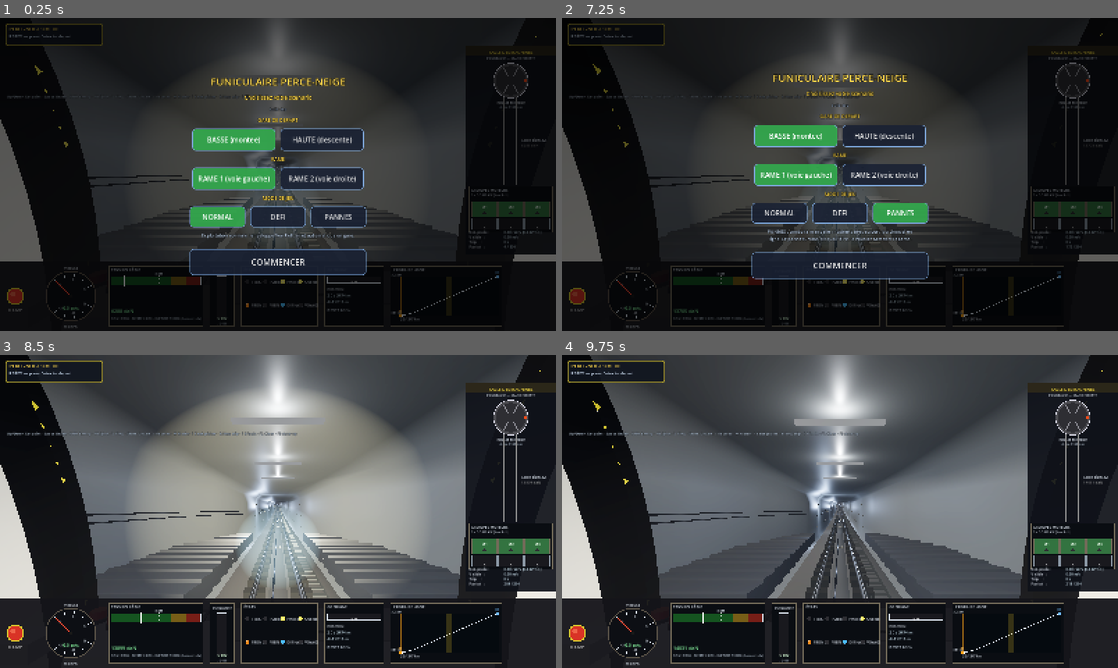
Above: before the commit, frames 1-4 (two rows, left to right).
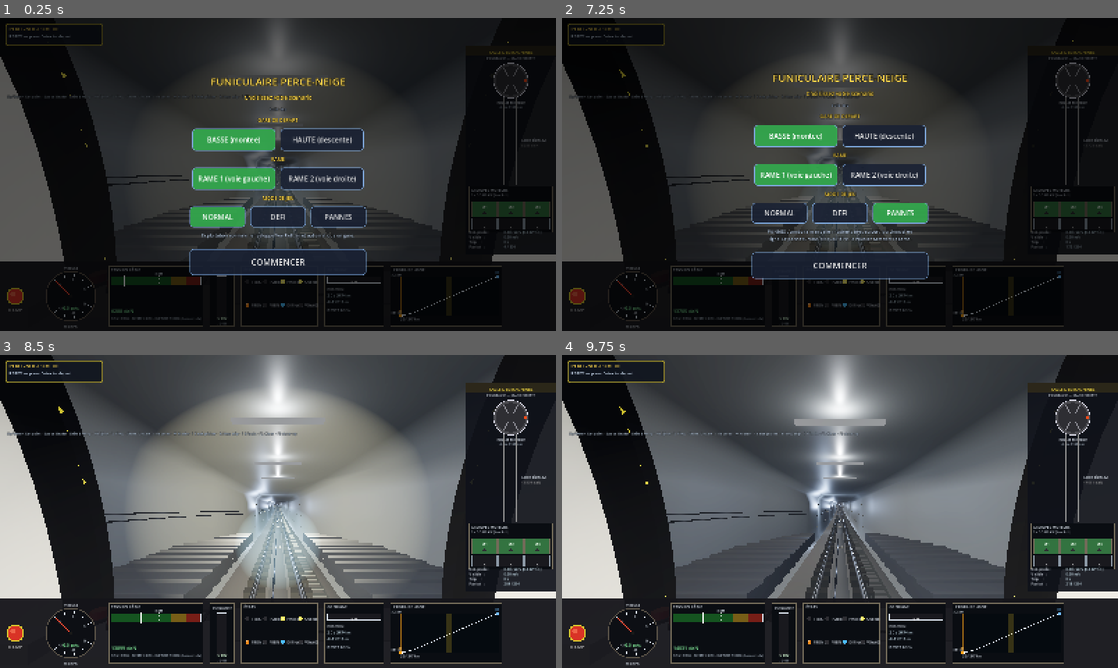
Above: after the commit, the same moments.

Repository: ARP273-ROSE/perce-neige-sim
Game: Godot game, scene res://scenes/main.tscn
Two runs of this game, one before a commit and one after it. Both use one fixed random seed, a clock stepped at 60 frames per second and the inputs below. Sound files missing from this copy of the repository are replaced by a short silence.
Inputs (mouse positions are in pixels of both pictures, inside the frame that each line leads up to):
- Up to frame 1 (0.25 s): no input
- Up to frame 2 (7.25 s): click "NORMAL" at 0.5 s; click "NORMAL" at 1.25 s; click "BASSE (montee)" at 2 s; click "HAUTE (descente)" at 2.75 s; click "RAME 1 (voie gauche)" at 3.5 s; click "RAME 2 (voie droite)" at 4.25 s; click "DEFI" at 5 s; click "NORMAL" at 5.75 s; click "PANNES" at 6.5 s
- Up to frame 3 (8.5 s): click "NORMAL" at 7.25 s; click "COMMENCER" at 8 s
- Up to frame 4 (9.75 s): tap Enter (ready_depart) at 8.75, 9.5 s; move the mouse to (962, 495) at 8.77 s; hold Up (speed_up) 8.78-9.5 s; tap H (toggle_headlights) at 8.85 s; click (962, 495) at 8.92 s; drag from (728, 527) to (812, 574) at 9.52 s

The runs differ from the first frame. In frame 1, 5.3% of the frame differs, in the area x 0-97%, y 5-78%; in frame 2, 5.3%; in frame 3, 6.3%, in the area x 0-98%, y 0-78%; in frame 4, 6.3%.

Commit message:
Pare-brise mesure, marches entieres, passagers selon remplissage, phares halogenes
- Pare-brise ramene a 1,52 x 1,78 m (photo 094104).
- Plancher en marches : le bord bas de chaque palier affleure le plancher
  de la caisse, contremarche de 37 cm entiere (la moitie des paliers
  passait sous le plancher).
- Passagers en MultiMesh : 2 assis + 12 debout par cerceau, le nombre
  affiche suit pax_car1/pax_car2 (PWA) ou l'etat envoye par le PC (qui
  transmet maintenant pax_car1, pax_car2, ghost_pax) ; casques, manteaux,
  skis + batons, surfs tenus debout.
- Phares : la bande sombre sous TIGNES est les deux phares halogenes ;
  allumage qui chauffe (0,3 s, par l'orange), extinction qui refroidit ;
  seule la face de tete est allumee ; les disques des coins = tampons.
- Plaque du pare-brise : FUNICULAIRE / PERCE NEIGE 1 ou 2 selon la rame.

Diff:
--- a/godot_project/scripts/cabin.gd
+++ b/godot_project/scripts/cabin.gd
@@ -38,8 +38,18 @@
 var _clock_next: float = 0.0
 
 # Passagers — références pour animer les têtes selon l'accel/courbure
-var _passenger_heads: Array = []   # Array[MeshInstance3D]
-var _passenger_torsos: Array = []  # Array[MeshInstance3D]
+# Passagers en MultiMesh, une série par voiture : emplacements fixes
+# (assis sur les perchoirs, debout en grille), matériel tenu à la main.
+# Le nombre affiché suit le remplissage de la physique (pax_car1/2, ou
+# ghost_pax pour la rame d'en face) — retour d'essai 2026-09-27.
+var _pax_slots: Array = []      # par voiture : Array de {x, z, sit, gear, side}
+var _pax_mm: Array = []         # par voiture : {torso, head, ski, pole, board}
+var _pax_base: Array = []       # par voiture : {torso: [Transform3D], head: [Transform3D]}
+var _pax_gear_prefix: Array = []   # par voiture : {ski: [int], pole: [int], board: [int]}
+var _pax_shown: Array = []      # par voiture : nombre affiché
+var _head_glow: float = 0.0     # phares halogènes : 0 éteint → 1 plein feu
+var _head_mat: StandardMaterial3D = null
+@export var train_number: int = 1
 var _prev_v_for_acc: float = 0.0   # vitesse à la frame précédente pour calcul accel
 
 enum ViewMode { FPV, EXTERIOR }
@@ -124,6 +134,14 @@
 	_doors = built["doors"]
 	for d in _doors:
 		d["base"] = (d["node"] as Node3D).position
+	# phares de la face AVANT (la cabine est retournée selon le sens de
+	# marche : « avant » = tête de train) ; ceux de l'arrière restent des
+	# lentilles froides
+	_head_mat = (_body_mats["lamp_off"] as StandardMaterial3D).duplicate()
+	_head_mat.emission_enabled = true
+	for l in _front_lamps:
+		(l as MeshInstance3D).set_surface_override_material(0, _head_mat)
+	set_train_number(2 if is_ghost else 1)
 	# Le ghost (rame 2) roule vers nous : ses feux arrière rouges allumés
 	# côté « avant » de sa rame vue de notre sens n'ont pas de sens ; on
 	# allume ses feux d'extrémité en blanc (elle vient en face).
@@ -244,6 +262,12 @@
 
 
 const FLOOR_GRADE: float = 0.265   # pente moyenne : les paliers sont horizontaux dessus
+# Relèvement des paliers : le bord AVANT (bas) de chaque palier affleure le
+# plancher plat de la caisse (Y_FLOOR), le bord arrière est 37 cm plus
+# haut, et la contremarche est entière. Sans lui, la moitié avant de chaque
+# palier passait SOUS le plancher et on ne voyait que des biseaux (retour
+# d'essai 2026-09-27 : « un plancher en escalier comme sur les photos »).
+const STEP_LIFT: float = (1.30 + 0.10) * 0.265 * 0.5   # (PANEL_L + RIB_W) · pente / 2
 
 
 ## Centre (repère rame) du cerceau k de la voiture idx, et bornes de sa dalle.
@@ -264,7 +288,7 @@
 	var idx: int = clampi(int(floor((z + train_length * 0.5) / car_len)), 0, car_count - 1)
 	var pitch: float = TrainBodyBuilder.PANEL_L + TrainBodyBuilder.RIB_W
 	var k: int = clampi(int(round((z - _panel_center(idx, 0)) / pitch)), 0, 9)
-	return TrainBodyBuilder.Y_FLOOR + (z - _panel_center(idx, k)) * FLOOR_GRADE
+	return TrainBodyBuilder.Y_FLOOR + STEP_LIFT + (z - _panel_center(idx, k)) * FLOOR_GRADE
 
 
 func _build_stepped_floor(mat: StandardMaterial3D, z_front: float, z_rear: float) -> void:
@@ -287,7 +311,7 @@
 			lm.material = mat
 			land.mesh = lm
 			land.cast_shadow = GeometryInstance3D.SHADOW_CASTING_SETTING_OFF
-			land.position = Vector3(0.0, TrainBodyBuilder.Y_FLOOR, zc - z_c)
+			land.position = Vector3(0.0, TrainBodyBuilder.Y_FLOOR + STEP_LIFT, zc - z_c)
 			land.rotation = Vector3(tilt, 0.0, 0.0)
 			land.name = "Palier%d_%d" % [idx + 1, k]
 			_interior_cars[idx].add_child(land)
@@ -300,7 +324,7 @@
 				rm.material = riser_mat
 				riser.mesh = rm
 				riser.cast_shadow = GeometryInstance3D.SHADOW_CASTING_SETTING_OFF
-				riser.position = Vector3(0.0, TrainBodyBuilder.Y_FLOOR, rz - z_c)
+				riser.position = Vector3(0.0, TrainBodyBuilder.Y_FLOOR + STEP_LIFT, rz - z_c)
 				riser.rotation = Vector3(tilt, 0.0, 0.0)
 				_interior_cars[idx].add_child(riser)
 
@@ -857,87 +881,164 @@
 	ps["node"].add_child(back)
 
 
+const PAX_PER_LANDING: int = 14      # 2 assis + 12 debout
+const PAX_STAND_X: Array = [-0.62, -0.21, 0.21, 0.62]
+const PAX_STAND_DZ: Array = [-0.45, 0.0, 0.45]
+
+
 func _build_passengers() -> void:
-	# Quelques passagers stylisés (boxes torse + cylindre tête).
-	# Distribution clairsemée pour ne pas surcharger la scène.
-	var skin_mat: StandardMaterial3D = StandardMaterial3D.new()
-	skin_mat.albedo_color = Color(0.85, 0.70, 0.55)
-	skin_mat.roughness = 0.85
-
-	# Manteaux d'hiver — couleurs variées (pour qu'on les distingue)
 	var coat_colors: Array = [
-		Color(0.20, 0.30, 0.55),  # bleu
-		Color(0.55, 0.20, 0.20),  # rouge
-		Color(0.15, 0.40, 0.25),  # vert
-		Color(0.45, 0.30, 0.15),  # marron
-		Color(0.30, 0.30, 0.35),  # gris
-		Color(0.55, 0.40, 0.10),  # ocre
+		Color(0.20, 0.30, 0.55), Color(0.55, 0.20, 0.20), Color(0.15, 0.40, 0.25),
+		Color(0.45, 0.30, 0.15), Color(0.30, 0.30, 0.35), Color(0.55, 0.40, 0.10),
+		Color(0.85, 0.15, 0.12), Color(0.10, 0.10, 0.12), Color(0.90, 0.60, 0.10),
+		Color(0.20, 0.55, 0.75), Color(0.75, 0.75, 0.78), Color(0.35, 0.15, 0.45),
 	]
-
-	# 12 passagers répartis dans les 2 voitures, certains assis certains debout
-	# Format : [x, z, sitting (true) ou standing (false), color_index]
-	var passengers: Array = [
-		[-0.85, -7.0, true,  0],  # car avant : 4 assis
-		[+0.85, -7.0, true,  1],
-		[-0.85, -3.5, true,  2],
-		[+0.85, -3.5, true,  3],
-		[-0.6,  -1.0, false, 4],  # debout dans aisle
-		[+0.5,   2.0, false, 5],
-		[-0.85,  4.0, true,  0],  # car arrière : assis
-		[+0.85,  4.0, true,  1],
-		[-0.85,  7.5, true,  2],
-		[+0.85,  7.5, true,  3],
-		[+0.4,  10.5, false, 4],  # debout
-		[-0.6,  13.0, false, 5],
+	var helmet_colors: Array = [
+		Color(0.10, 0.10, 0.11), Color(0.92, 0.92, 0.90), Color(0.55, 0.12, 0.10),
+		Color(0.20, 0.30, 0.60), Color(0.30, 0.30, 0.32), Color(0.85, 0.70, 0.55),
 	]
-
-	for p in passengers:
-		var x: float = p[0]
-		var z: float = p[1]
-		var sitting: bool = p[2]
-		var color: Color = coat_colors[p[3]]
-		_emit_passenger(skin_mat, color, x, z, sitting)
-
-
-func _emit_passenger(skin_mat: StandardMaterial3D, coat_color: Color, x: float, z: float, sitting: bool) -> void:
-	var coat_mat: StandardMaterial3D = StandardMaterial3D.new()
-	coat_mat.albedo_color = coat_color
-	coat_mat.roughness = 0.92
-
-	var y_torso: float
-	var torso_h: float
-	var fy: float = _floor_y_at(z)
-	if sitting:
-		y_torso = fy + 0.95   # assis (siège à palier+0,45)
-		torso_h = 0.55
-	else:
-		y_torso = fy + 1.20   # debout (torse à 1,2 m du palier)
-		torso_h = 0.75
-
-	# Torse
-	var torso: MeshInstance3D = MeshInstance3D.new()
+	var ski_colors: Array = [
+		Color(0.90, 0.10, 0.10), Color(0.95, 0.95, 0.95), Color(0.10, 0.60, 0.90),
+		Color(0.95, 0.75, 0.10), Color(0.12, 0.12, 0.12), Color(0.20, 0.70, 0.30),
+	]
+	var mat: StandardMaterial3D = StandardMaterial3D.new()
+	mat.vertex_color_use_as_albedo = true
+	mat.roughness = 0.85
 	var torso_mesh: BoxMesh = BoxMesh.new()
-	torso_mesh.size = Vector3(0.45, torso_h, 0.30)
-	torso_mesh.material = coat_mat
-	torso.mesh = torso_mesh
-	torso.cast_shadow = GeometryInstance3D.SHADOW_CASTING_SETTING_OFF
-	var pp: Dictionary = _interior_parent(z)
-	z = pp["z"]
-	torso.position = Vector3(x, y_torso, z)
-	pp["node"].add_child(torso)
-	_passenger_torsos.append(torso)
-
-	# Tête
-	var head: MeshInstance3D = MeshInstance3D.new()
+	torso_mesh.size = Vector3(0.42, 0.75, 0.28)
+	torso_mesh.material = mat
 	var head_mesh: SphereMesh = SphereMesh.new()
 	head_mesh.radius = 0.115
 	head_mesh.height = 0.23
-	head_mesh.material = skin_mat
-	head.mesh = head_mesh
-	head.cast_shadow = GeometryInstance3D.SHADOW_CASTING_SETTING_OFF
-	head.position = Vector3(x, y_torso + torso_h * 0.5 + 0.13, z)
-	pp["node"].add_child(head)
-	_passenger_heads.append(head)
+	head_mesh.material = mat
+	var ski_mesh: BoxMesh = BoxMesh.new()
+	ski_mesh.size = Vector3(0.18, 1.72, 0.035)     # la paire, tenue verticale
+	ski_mesh.material = mat
+	var pole_mesh: BoxMesh = BoxMesh.new()
+	pole_mesh.size = Vector3(0.05, 1.25, 0.014)    # les deux bâtons
+	pole_mesh.material = mat
+	var board_mesh: BoxMesh = BoxMesh.new()
+	board_mesh.size = Vector3(0.27, 1.55, 0.02)
+	board_mesh.material = mat
+
+	var car_len: float = train_length / float(car_count)
+	for idx in range(car_count):
+		var z_c: float = (float(idx) - (car_count - 1) * 0.5) * car_len
+		var rng: RandomNumberGenerator = RandomNumberGenerator.new()
+		rng.seed = 1000 * (2 if is_ghost else 1) + idx * 17 + 3
+		var slots: Array = []
+		for k in range(10):
+			var zc: float = _panel_center(idx, k)
+			# zone conducteur : pas de passagers dans le premier cerceau
+			if idx == 0 and k == 0:
+				continue
+			for sx in [-0.95, 0.95]:
+				slots.append({"x": sx, "z": zc, "sit": true})
+			for xs in PAX_STAND_X:
+				for dz in PAX_STAND_DZ:
+					slots.append({"x": xs, "z": zc + dz, "sit": false})
+		# ordre d'apparition mélangé (un remplissage partiel est réparti)
+		for i in range(slots.size() - 1, 0, -1):
+			var j: int = rng.randi_range(0, i)
+			var tmp: Dictionary = slots[i]
+			slots[i] = slots[j]
+			slots[j] = tmp
+		var torso_b: Array = []
+		var head_b: Array = []
+		var torso_c: Array = []
+		var head_c: Array = []
+		var ski_t: Array = []
+		var ski_c: Array = []
+		var pole_t: Array = []
+		var board_t: Array = []
+		var board_c: Array = []
+		var pre_ski: Array = [0]
+		var pre_pole: Array = [0]
+		var pre_board: Array = [0]
+		for sl in slots:
+			var x: float = sl["x"]
+			var z: float = sl["z"]
+			var fy: float = _floor_y_at(z)
+			var zl: float = z - z_c
+			var sit: bool = sl["sit"]
+			var sy: float = 0.733 if sit else 1.0
+			var y_t: float = fy + (0.95 if sit else 1.20)
+			var yaw: float = rng.randf_range(-0.6, 0.6)
+			var bt: Basis = Basis(Vector3.UP, yaw).scaled(Vector3(1.0, sy, 1.0))
+			torso_b.append(Transform3D(bt, Vector3(x, y_t, zl)))
+			torso_c.append(coat_colors[rng.randi_range(0, coat_colors.size() - 1)])
+			head_b.append(Transform3D(Basis.IDENTITY, Vector3(x, y_t + 0.75 * sy * 0.5 + 0.13, zl)))
+			head_c.append(helmet_colors[rng.randi_range(0, helmet_colors.size() - 1)])
+			# matériel : skis + bâtons (55 %), surf (20 %), rien (25 %),
+			# tenu debout à côté, vers le couloir
+			var side: float = -1.0 if x > 0.0 else 1.0
+			var r: float = rng.randf()
+			var gear: String = "ski" if r < 0.55 else ("board" if r < 0.75 else "")
+			if gear == "ski":
+				var tiltz: float = rng.randf_range(-0.06, 0.06)
+				ski_t.append(Transform3D(Basis(Vector3.BACK, tiltz), Vector3(x + side * 0.30, fy + 0.86, zl + 0.05)))
+				ski_c.append(ski_colors[rng.randi_range(0, ski_colors.size() - 1)])
+				pole_t.append(Transform3D(Basis(Vector3.BACK, tiltz * 1.5), Vector3(x + side * 0.42, fy + 0.62, zl + 0.08)))
+			elif gear == "board":
+				board_t.append(Transform3D(Basis(Vector3.UP, rng.randf_range(0.2, 0.5)), Vector3(x + side * 0.30, fy + 0.78, zl + 0.05)))
+				board_c.append(coat_colors[rng.randi_range(0, coat_colors.size() - 1)])
+			pre_ski.append(ski_t.size())
+			pre_pole.append(pole_t.size())
+			pre_board.append(board_t.size())
+		var mm_t: MultiMeshInstance3D = _pax_multimesh(idx, torso_mesh, torso_b, torso_c, "PaxTorsos")
+		var mm_h: MultiMeshInstance3D = _pax_multimesh(idx, head_mesh, head_b, head_c, "PaxHeads")
+		var mm_s: MultiMeshInstance3D = _pax_multimesh(idx, ski_mesh, ski_t, ski_c, "PaxSkis")
+		var mm_p: MultiMeshInstance3D = _pax_multimesh(idx, pole_mesh, pole_t, [], "PaxPoles")
+		var mm_b: MultiMeshInstance3D = _pax_multimesh(idx, board_mesh, board_t, board_c, "PaxBoards")
+		_pax_slots.append(slots)
+		_pax_mm.append({"torso": mm_t, "head": mm_h, "ski": mm_s, "pole": mm_p, "board": mm_b})
+		_pax_base.append({"torso": torso_b, "head": head_b})
+		_pax_gear_prefix.append({"ski": pre_ski, "pole": pre_pole, "board": pre_board})
+		_pax_shown.append(-1)
+	_update_passenger_count()
+
+
+func _pax_multimesh(idx: int, mesh: Mesh, xforms: Array, colors: Array, nom: String) -> MultiMeshInstance3D:
+	var mm: MultiMesh = MultiMesh.new()
+	mm.transform_format = MultiMesh.TRANSFORM_3D
+	mm.use_colors = true
+	mm.mesh = mesh
+	mm.instance_count = xforms.size()
+	for i in range(xforms.size()):
+		mm.set_instance_transform(i, xforms[i])
+		mm.set_instance_color(i, colors[i] if i < colors.size() else Color(0.12, 0.12, 0.13))
+	mm.visible_instance_count = 0
+	var mi: MultiMeshInstance3D = MultiMeshInstance3D.new()
+	mi.name = "%s%d" % [nom, idx + 1]
+	mi.multimesh = mm
+	mi.cast_shadow = GeometryInstance3D.SHADOW_CASTING_SETTING_OFF
+	_interior_cars[idx].add_child(mi)
+	return mi
+
+
+## Passagers par voiture selon le remplissage de la physique.
+func _pax_count_for_car(idx: int) -> int:
+	if physics == null:
+		return 0
+	if is_ghost:
+		var n: int = physics.ghost_pax
+		return (n + 1) / 2 if idx == 0 else n / 2
+	return physics.pax_car1 if idx == 0 else physics.pax_car2
+
+
+func _update_passenger_count() -> void:
+	for idx in range(_pax_mm.size()):
+		var n: int = clampi(_pax_count_for_car(idx), 0, _pax_slots[idx].size())
+		if n == _pax_shown[idx]:
+			continue
+		_pax_shown[idx] = n
+		var mm: Dictionary = _pax_mm[idx]
+		var pre: Dictionary = _pax_gear_prefix[idx]
+		(mm["torso"] as MultiMeshInstance3D).multimesh.visible_instance_count = n
+		(mm["head"] as MultiMeshInstance3D).multimesh.visible_instance_count = n
+		(mm["ski"] as MultiMeshInstance3D).multimesh.visible_instance_count = pre["ski"][n]
+		(mm["pole"] as MultiMeshInstance3D).multimesh.visible_instance_count = pre["pole"][n]
+		(mm["board"] as MultiMeshInstance3D).multimesh.visible_instance_count = pre["board"][n]
 
 
 func _build_lights() -> void:
@@ -1142,9 +1243,8 @@
 	# Animation des passagers selon dynamique
 	_animate_passengers(_delta)
 	# Sync des lumières depuis physics (drives by Python sim in client mode)
+	_animate_headlights(_delta)
 	if not is_ghost:
-		if headlight_front != null:
-			headlight_front.visible = physics.lights_head
 		if headlight_rear != null:
 			# Feu arrière toujours allumé en marche, éteint à l'arrêt complet
 			headlight_rear.visible = absf(physics.v) > 0.1
@@ -1153,7 +1253,8 @@
 
 
 func _animate_passengers(delta: float) -> void:
-	if is_ghost or _passenger_heads.is_empty():
+	_update_passenger_count()
+	if is_ghost or _pax_mm.is_empty():
 		return
 	# Accel longitudinale (m/s²) — freinage = négatif, accel = positif
 	var dv: float = physics.v - _prev_v_for_acc
@@ -1161,29 +1262,57 @@
 	if delta > 0.001:
 		acc_long = dv / delta
 	_prev_v_for_acc = physics.v
-
 	# Accel latérale dans le passing loop ou virages : approx via courbure horizontale
 	var heading_rate_rad_m: float = deg_to_rad(
 		SlopeProfile.heading_at(physics.s + 5.0) - SlopeProfile.heading_at(physics.s - 5.0)
 	) / 10.0
-	var v2: float = physics.v * physics.v
-	var acc_lat: float = v2 * heading_rate_rad_m   # m/s², signed
-
-	# Conversion en angles d'inclinaison (proportionnels, plafonnés)
-	# Forward accel positive → tête PAR-DEVANT plus inclinée (passagers ballotés vers l'arrière)
-	#   en cabine local, "vers arrière" = +Z ; pour pencher la tête vers l'arrière : rotation autour de X positif
+	var acc_lat: float = physics.v * physics.v * heading_rate_rad_m
+	# Inclinaisons (proportionnelles, plafonnées) : accélération → têtes en
+	# arrière (+X), virage à droite → têtes vers l'extérieur (−Z)
 	var pitch: float = clampf(-acc_long * 0.06, -0.20, 0.20)
-	# Lateral acc positive (right turn) → tête tilte vers la GAUCHE (extérieur du virage)
-	# rotation autour de Z négative
 	var roll: float = clampf(-acc_lat * 0.05, -0.18, 0.18)
-
-	for head in _passenger_heads:
-		if head != null:
-			head.rotation = Vector3(pitch, 0.0, roll)
-	# Léger sway des torses (moins amplitude que la tête)
-	for torso in _passenger_torsos:
-		if torso != null:
-			torso.rotation = Vector3(pitch * 0.4, 0.0, roll * 0.4)
+	var sway_h: Basis = Basis.from_euler(Vector3(pitch, 0.0, roll))
+	var sway_t: Basis = Basis.from_euler(Vector3(pitch * 0.4, 0.0, roll * 0.4))
+	for idx in range(_pax_mm.size()):
+		var n: int = _pax_shown[idx]
+		if n <= 0:
+			continue
+		var mm_t: MultiMesh = (_pax_mm[idx]["torso"] as MultiMeshInstance3D).multimesh
+		var mm_h: MultiMesh = (_pax_mm[idx]["head"] as MultiMeshInstance3D).multimesh
+		var bt: Array = _pax_base[idx]["torso"]
+		var bh: Array = _pax_base[idx]["head"]
+		for i in range(n):
+			var t: Transform3D = bt[i]
+			mm_t.set_instance_transform(i, Transform3D(sway_t * t.basis, t.origin))
+			var h: Transform3D = bh[i]
+			mm_h.set_instance_transform(i, Transform3D(sway_h * h.basis, h.origin))
+
+
+## Phares halogènes : le filament chauffe (≈ 0,3 s) et refroidit (≈ 0,6 s),
+## la lumière passe par l'orange. La lentille et le projecteur suivent.
+func _animate_headlights(delta: float) -> void:
+	if _head_mat == null:
+		return
+	var target: float = 1.0 if physics.lights_head else 0.0
+	var tau: float = 0.12 if target > _head_glow else 0.25
+	_head_glow += (target - _head_glow) * (1.0 - exp(-delta / tau))
+	if absf(target - _head_glow) < 0.002:
+		_head_glow = target
+	var g: float = _head_glow
+	_head_mat.emission = Color(1.0, 0.30 + 0.65 * g, 0.05 + 0.75 * g)
+	_head_mat.emission_energy_multiplier = 5.0 * g * g + 0.4 * g
+	_head_mat.albedo_color = Color(0.10, 0.10, 0.11).lerp(Color(1.0, 0.96, 0.85), g)
+	if headlight_front != null:
+		headlight_front.light_energy = 14.0 * g * g
+		headlight_front.visible = g > 0.01
+
+
+func set_train_number(n: int) -> void:
+	train_number = n
+	if mesh_root == null:
+		return
+	for lbl in mesh_root.find_children("PlaqueTexte", "Label3D", true, false):
+		(lbl as Label3D).text = "FUNICULAIRE\nPERCE NEIGE %d" % n
 
 
 
@@ -1217,13 +1346,10 @@
 
 
 func set_headlights(on: bool) -> void:
-	if not _body_mats.is_empty():
-		for l in _front_lamps:
-			l.set_surface_override_material(0, _body_mats["lamp_on" if on else "lamp_off"])
-		for l in _rear_lamps:
-			l.set_surface_override_material(0, _body_mats["tail_on" if on else "lamp_off"])
-	if headlight_front:
-		headlight_front.visible = on
+	# l'état vient de physics.lights_head ; le fondu halogène est dans
+	# _animate_headlights, appelé à chaque tick
+	if physics != null:
+		physics.lights_head = on
 
 
 func set_interior_lights(on: bool) -> void:
--- a/godot_project/scripts/main.gd
+++ b/godot_project/scripts/main.gd
@@ -220,8 +220,10 @@
 func apply_rame(rame2: bool) -> void:
 	if cabin != null:
 		cabin.passing_side = +1.0 if rame2 else -1.0
+		cabin.set_train_number(2 if rame2 else 1)
 	if cabin_ghost != null:
 		cabin_ghost.passing_side = -1.0 if rame2 else +1.0
+		cabin_ghost.set_train_number(1 if rame2 else 2)
 	# Propage le choix de rame aux représentations liées à rame 1 par défaut :
 	# le câble (quel brin suit la cabine) et le mini-profil de ligne (quelle
 	# étiquette porte le point piloté).
--- a/godot_project/scripts/state_receiver.gd
+++ b/godot_project/scripts/state_receiver.gd
@@ -122,6 +122,10 @@
 	# le PC envoie l'état VISUEL des vantaux (doors_visual_open), calé sur
 	# le clip sonore : la cabine l'anime tel quel
 	physics.door_leaves_open = physics.doors_open
+	# remplissage déclaré côté PC : la cabine affiche autant de passagers
+	physics.pax_car1 = _i(d, "pax_car1", physics.pax_car1)
+	physics.pax_car2 = _i(d, "pax_car2", physics.pax_car2)
+	physics.ghost_pax = _i(d, "ghost_pax", physics.ghost_pax)
 	physics.trip_started = _b(d, "trip_started", physics.trip_started)
 	physics.finished = _b(d, "finished", physics.finished)
 	if d.has("tension_dan"):
--- a/godot_project/scripts/train_body_builder.gd
+++ b/godot_project/scripts/train_body_builder.gd
@@ -68,9 +68,9 @@
 #   (|x| ≥ 0,93 jusqu'au bord, +1,00 → −0,97) ; « TIGNES » sous le
 #   pare-brise (−0,84), grille (−1,20) et feux ronds (±1,0 ; −1,25) en bas.
 const FACE_SCALE: float = (R_BODY + (Y_CENTER - Y_CUT)) / 3.10   # 2,93 / 3,10
-const WS_HALF_W: float = 0.82    # 1,64 m (photo 094104 : ≈ 47 % de la largeur)
-const WS_TOP_REAL: float = 1.52
-const WS_BOT_REAL: float = -0.40
+const WS_HALF_W: float = 0.76    # 1,52 m (photo 094104 : 330 px sur une face de 3,44 m ; « un peu plus petit », 2026-09-27)
+const WS_TOP_REAL: float = 1.50
+const WS_BOT_REAL: float = -0.38
 const WS_CORNER: float = 0.20
 # Portes d'évacuation d'extrémité (photo 095511) : panneaux en D JAUNES
 # PLEINS de part et d'autre du pare-brise, liseré sombre, poignée ; bord
@@ -118,7 +118,8 @@
 	windshield.shading_mode = BaseMaterial3D.SHADING_MODE_UNSHADED
 	windshield.transparency = BaseMaterial3D.TRANSPARENCY_ALPHA
 	windshield.cull_mode = BaseMaterial3D.CULL_DISABLED
-	var lamp_off: StandardMaterial3D = _mat(Color(0.12, 0.12, 0.12), 0.35, 0.2)
+	var lamp_off: StandardMaterial3D = _mat(Color(0.10, 0.10, 0.11), 0.25, 0.3)   # lentille froide
+	var buffer: StandardMaterial3D = _mat(Color(0.42, 0.44, 0.48), 0.55, 0.6)     # tampons ronds des coins
 	var lamp_on: StandardMaterial3D = _mat(Color(1.0, 0.97, 0.85), 0.2, 0.0)
 	lamp_on.emission_enabled = true
 	lamp_on.emission = Color(1.0, 0.95, 0.80)
@@ -138,6 +139,7 @@
 		"wheel": _mat(Color(0.22, 0.22, 0.23), 0.55, 0.70),
 		"seam": _mat(Color(0.25, 0.25, 0.26), 0.70, 0.30),
 		"lamp_off": lamp_off,
+		"buffer": buffer,
 		"lamp_on": lamp_on,
 		"tail_on": tail_on,
 		"letters": _mat(Color(0.92, 0.92, 0.94), 0.45, 0.30),
@@ -733,13 +735,25 @@
 static func _build_cap_fittings(parent: Node3D, mats: Dictionary, z_join: float, dir_z: float,
 		is_front: bool) -> Array:
 	var lamps: Array = []
-	# feux ronds aux coins bas (réel : ±1,0 ; −1,25 → comprimé), à fleur de tôle
-	var y_lamp: float = Y_CENTER + maxf(_face_y(-1.25), Y_CUT - Y_CENTER + 0.16)
+	# tampons ronds aux coins bas (photo 094104 : deux disques gris — ce ne
+	# sont pas des feux), à fleur de tôle
+	var y_buf: float = Y_CENTER + maxf(_face_y(-1.25), Y_CUT - Y_CENTER + 0.16)
 	for sx in [-1.0, 1.0]:
-		var p: Vector3 = cap_surface_point(sx * 1.02, y_lamp, z_join, dir_z)
+		var p: Vector3 = cap_surface_point(sx * 1.02, y_buf, z_join, dir_z)
 		p.z += dir_z * 0.03
-		var lamp: MeshInstance3D = _disc(parent, mats["lamp_off"], 0.13, 0.10, p, true,
-			"Lamp%s%s" % ["F" if is_front else "R", "L" if sx < 0.0 else "R"])
+		_disc(parent, mats["buffer"], 0.13, 0.10, p, true, "Tampon")
+	# les deux PHARES halogènes : la bande sombre sous « TIGNES » (retour
+	# d'essai 2026-09-27), deux lentilles rectangulaires ; cabin.gd anime
+	# leur allumage (filament qui chauffe) et leur extinction
+	var y_head: float = Y_CENTER + maxf(_face_y(-1.20), Y_CUT - Y_CENTER + 0.12)
+	for sx in [-1.0, 1.0]:
+		var ph0: Vector3 = cap_surface_point(sx * 0.30, y_head, z_join, dir_z)
+		ph0.z += dir_z * 0.02
+		_box(parent, mats["dark"], Vector3(0.50, 0.16, 0.05), ph0, "CadrePhare")
+		var pl0: Vector3 = ph0
+		pl0.z += dir_z * 0.02
+		var lamp: MeshInstance3D = _box(parent, mats["lamp_off"], Vector3(0.44, 0.11, 0.02), pl0,
+			"Phare%s%s" % ["F" if is_front else "R", "L" if sx < 0.0 else "R"])
 		lamps.append(lamp)
 	# poignées des portes d'évacuation (petits rectangles sombres, photo)
 	for sx in [-1.0, 1.0]:
@@ -749,10 +763,6 @@
 		var ph2: Vector3 = cap_surface_point(sx * 1.22, Y_CENTER + _face_y(0.15), z_join, dir_z)
 		ph2.z += dir_z * 0.02
 		_box(parent, mats["dark"], Vector3(0.10, 0.05, 0.03), ph2, "Serrure")
-	# grille de ventilation : fente noire horizontale entre les feux
-	var pg: Vector3 = cap_surface_point(0.0, Y_CENTER + maxf(_face_y(-1.20), Y_CUT - Y_CENTER + 0.12), z_join, dir_z)
-	pg.z += dir_z * 0.02
-	_box(parent, mats["dark"], Vector3(1.10, 0.12, 0.06), pg, "Grille")
 	# lettrage « TIGNES » en lettres argentées sous le pare-brise (photos),
 	# à fleur de tôle ; Label3D regarde vers +Z par défaut → retourné à l'avant
 	var lbl: Label3D = Label3D.new()
@@ -775,6 +785,23 @@
 	var pp: Vector3 = cap_surface_point(0.0, Y_CENTER + _face_y(-0.34), z_join, dir_z)
 	pp.z += dir_z * 0.004
 	_box(parent, mats["letters"], Vector3(0.45, 0.12, 0.01), pp, "Plaque")
+	# texte de la plaque : « FUNICULAIRE / PERCE NEIGE n », n posé par
+	# cabin.set_train_number (retour d'essai 2026-09-27)
+	var pt: Label3D = Label3D.new()
+	pt.name = "PlaqueTexte"
+	pt.text = "FUNICULAIRE\nPERCE NEIGE 1"
+	pt.font_size = 40
+	pt.pixel_size = 0.0013
+	pt.line_spacing = -6.0
+	pt.modulate = Color(0.10, 0.16, 0.42)
+	pt.horizontal_alignment = HORIZONTAL_ALIGNMENT_CENTER
+	pt.shaded = false
+	pt.double_sided = false
+	var ppt: Vector3 = pp
+	ppt.z += dir_z * 0.008
+	pt.position = ppt
+	pt.rotation = Vector3(0.0, PI if dir_z < 0.0 else 0.0, 0.0)
+	parent.add_child(pt)
 	return lamps
 
 
Not shown, changed: README.md
Not shown, changed: VERSION
Not shown, changed: audit_physique/rame_face.png
Not shown, changed: audit_physique/rame_rendu.png
Not shown, changed: godot_bridge.py
